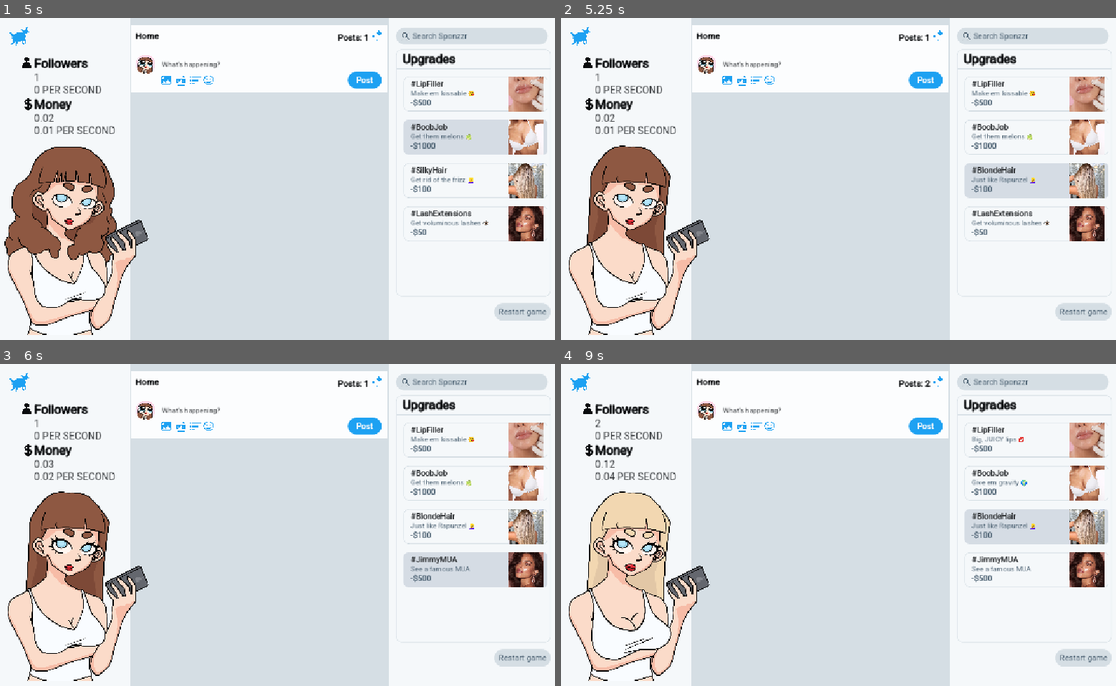
Above: before the commit, frames 1-4 (two rows, left to right).
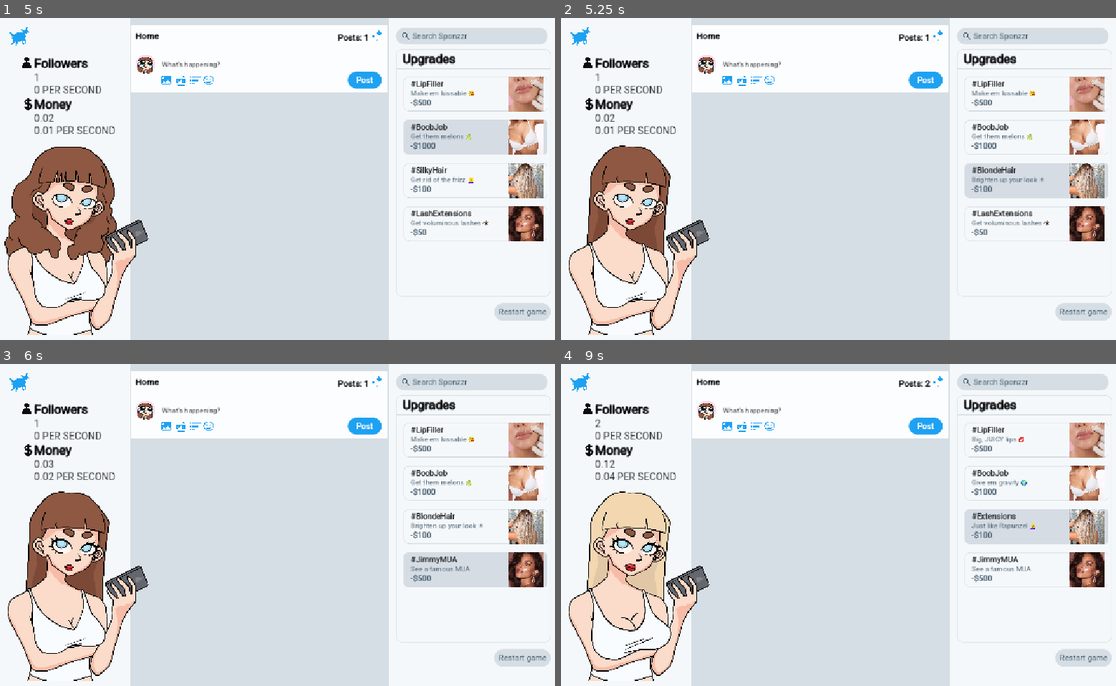
Above: after the commit, the same moments.

Repository: pluto13x/sponzorusa-simulator
Game: Godot game, scene res://scenes/game.tscn
The game is run twice, just before and just after one commit, with the same random seed, the same clock (stepped at 60 frames per second) and the same inputs.
Inputs (mouse positions are in pixels of both pictures, inside the frame that each line leads up to):
- Up to frame 1 (5 s): click "Restart game" at 0.5 s; click "Restart game" at 1.25 s; click "Restart game" at 2 s; click "Post" at 2.75 s; click (477, 95) at 3.5 s; click (477, 137) at 4.27 s
- Up to frame 2 (5.25 s): click (1038, 179) at 5.02 s
- Up to frame 3 (6 s): click (477, 570) at 5.77 s
- Up to frame 4 (9 s): click "Post" at 6.5 s; click (1038, 441) at 7.25 s; click (1038, 483) at 8.02 s; click (1038, 525) at 8.77 s

Frame 1 is identical in both runs. In frame 2, 0.1% of the frame differs, in the area x 73-87%, y 49-52%; in frame 3, 0.1%; in frame 4, 0.2%, in the area x 5-82%, y 46-70%.

Commit message:
added extensions

Diff:
--- a/scripts/sponzorusa.gd
+++ b/scripts/sponzorusa.gd
@@ -1,7 +1,8 @@
 extends Node2D
 
 @onready var upgrade_buttons: VBoxContainer = $"../../RightPanel/Panel/MarginContainer/ScrollContainer/UpgradeButtons"
-const BODY_3 = preload("res://assets/sponzorusa/blonde hair asset.PNG")
+const BODY_4 = preload("res://assets/sponzorusa/extensions.PNG")
+const BODY_3 = preload("res://assets/sponzorusa/blone hair brown brows.PNG")
 const BODY_2 = preload("uid://dyqhavx68w2ql")
 const BODY_1 = preload("uid://cljxc5aeb0qut")
 const SISE_1 = preload("uid://d0duraq48p5d6")
@@ -46,6 +47,8 @@
 					$Body.texture = BODY_2
 				1:
 					$Body.texture = BODY_3
+				2:
+					$Body.texture = BODY_4
 		3: #makeup
 			match idy:
 				0:
--- a/scripts/upgrade_buttons.gd
+++ b/scripts/upgrade_buttons.gd
@@ -49,7 +49,9 @@
 		2: #hair
 			match idy:
 				0:
-					hair.change_data(2, 1, "#BlondeHair", "Just like Rapunzel 👱‍♀️", "-$100", hair_img, 0, 100)
+					hair.change_data(2, 1, "#BlondeHair", "Brighten up your look ☀️", "-$100", hair_img, 0, 100)
+				1:
+					hair.change_data(2, 2, "#Extensions", "Just like Rapunzel 👱‍♀️", "-$100", hair_img, 0, 100)
 		3: #makeup
 			match idy:
 				0:
Binary file added: assets/sponzorusa/blone hair brown brows.PNG
Not shown, added: assets/sponzorusa/blone hair brown brows.PNG.import
Binary file added: assets/sponzorusa/extensions.PNG
Not shown, added: assets/sponzorusa/extensions.PNG.import
